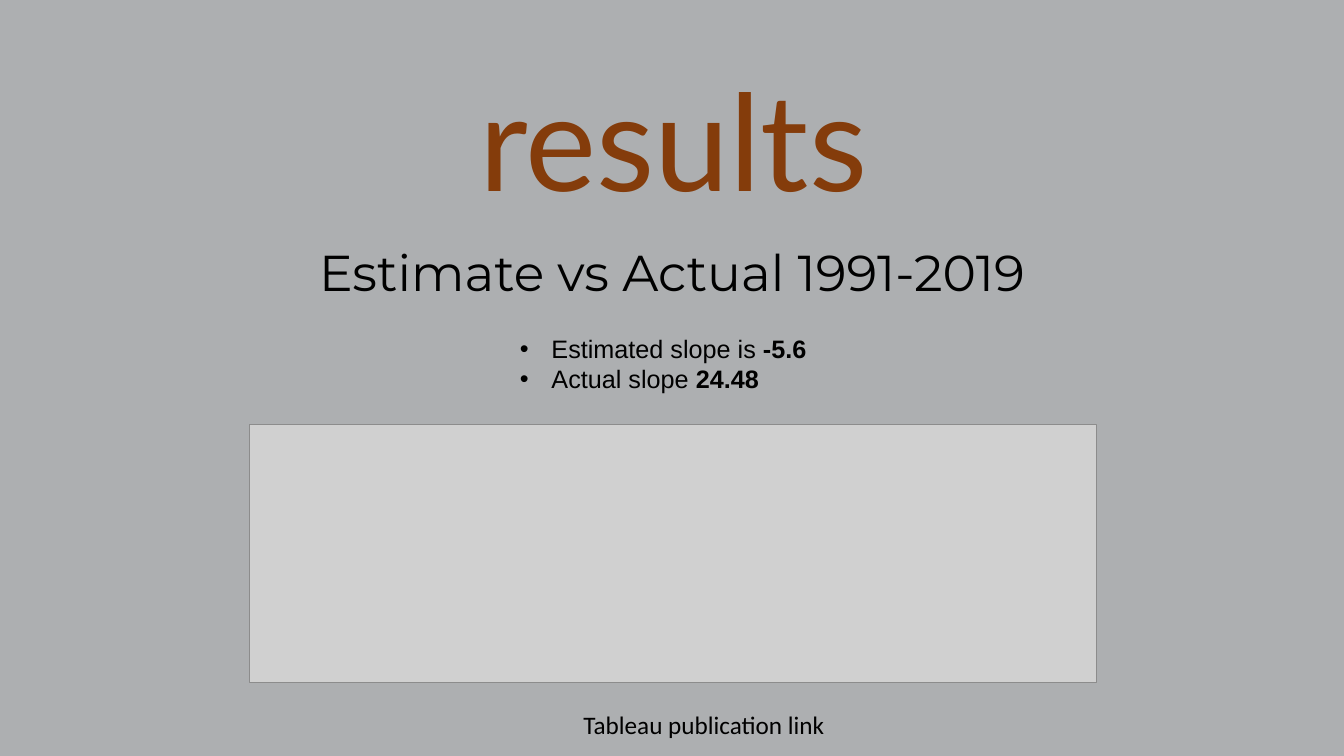
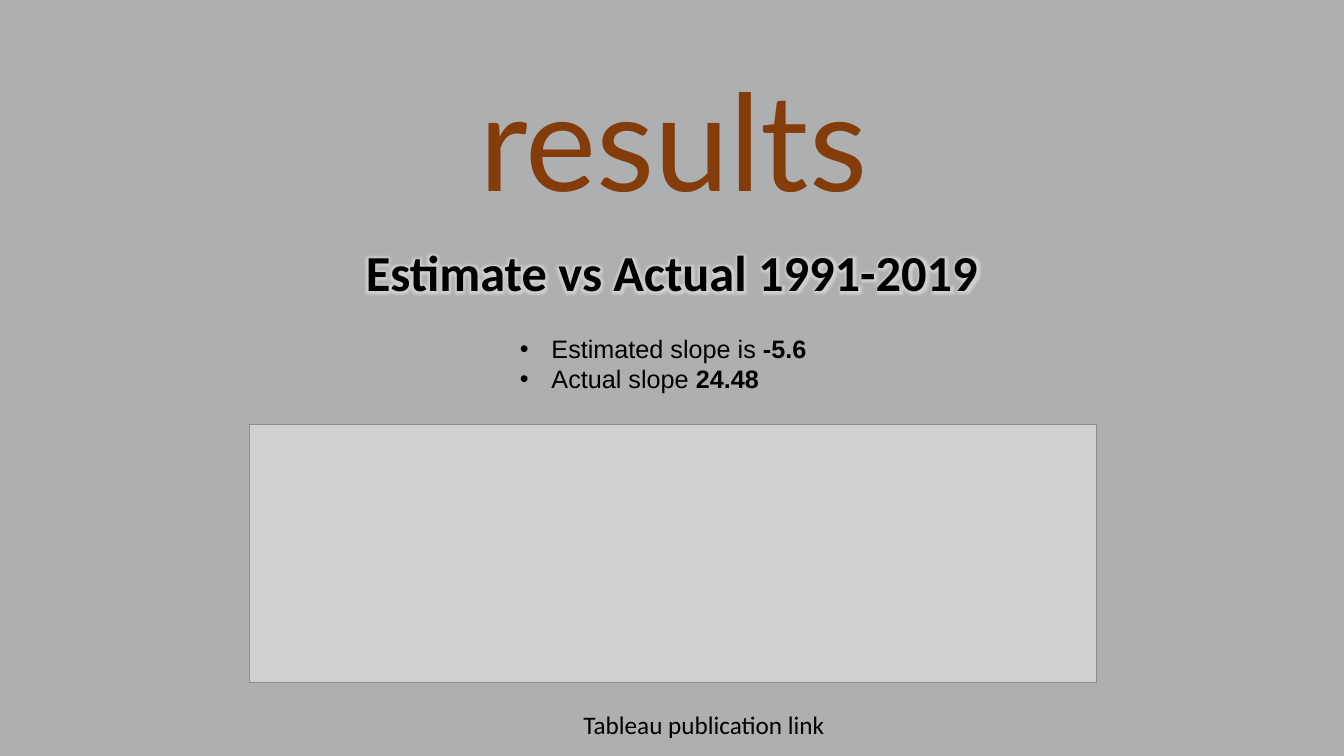
Before and after one commit to cljungkull/Final-Project, a slide deck: slide 10 of presentation.pptx (slide 9 before the commit). Drawn at 1344x756 pixels with LibreOffice and Linux fonts; fonts in the diff are those of the drawing; grey boxes stand for pictures. Boxes give left, top, right and bottom in pixels: in the first picture for what was removed or moved away, otherwise in the second. Text is boxed around its words. In the diff, an @@ line names an element or a change of style, - is before the commit and + after.

```diff
--- a/presentation.pptx
+++ b/presentation.pptx
@@ text "Estimate vs Actual 1991-2019" at bbox=[366, 255, 977, 292]: font Montserrat to Calibri, bold on @@
```
Also in this commit, not shown: 6 other slides changed, 2 slides added, 1 slide removed, 1 other file.
